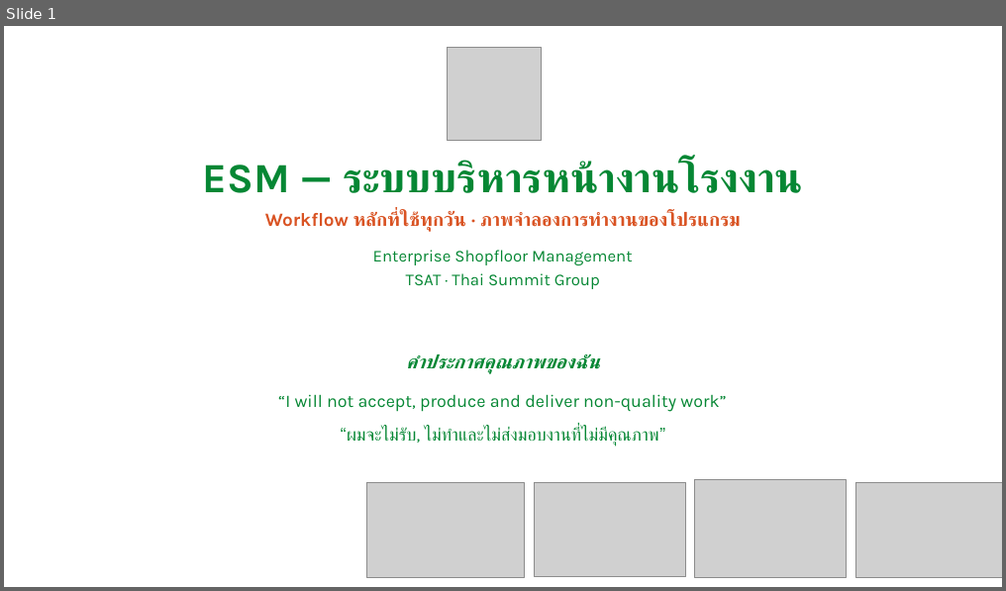
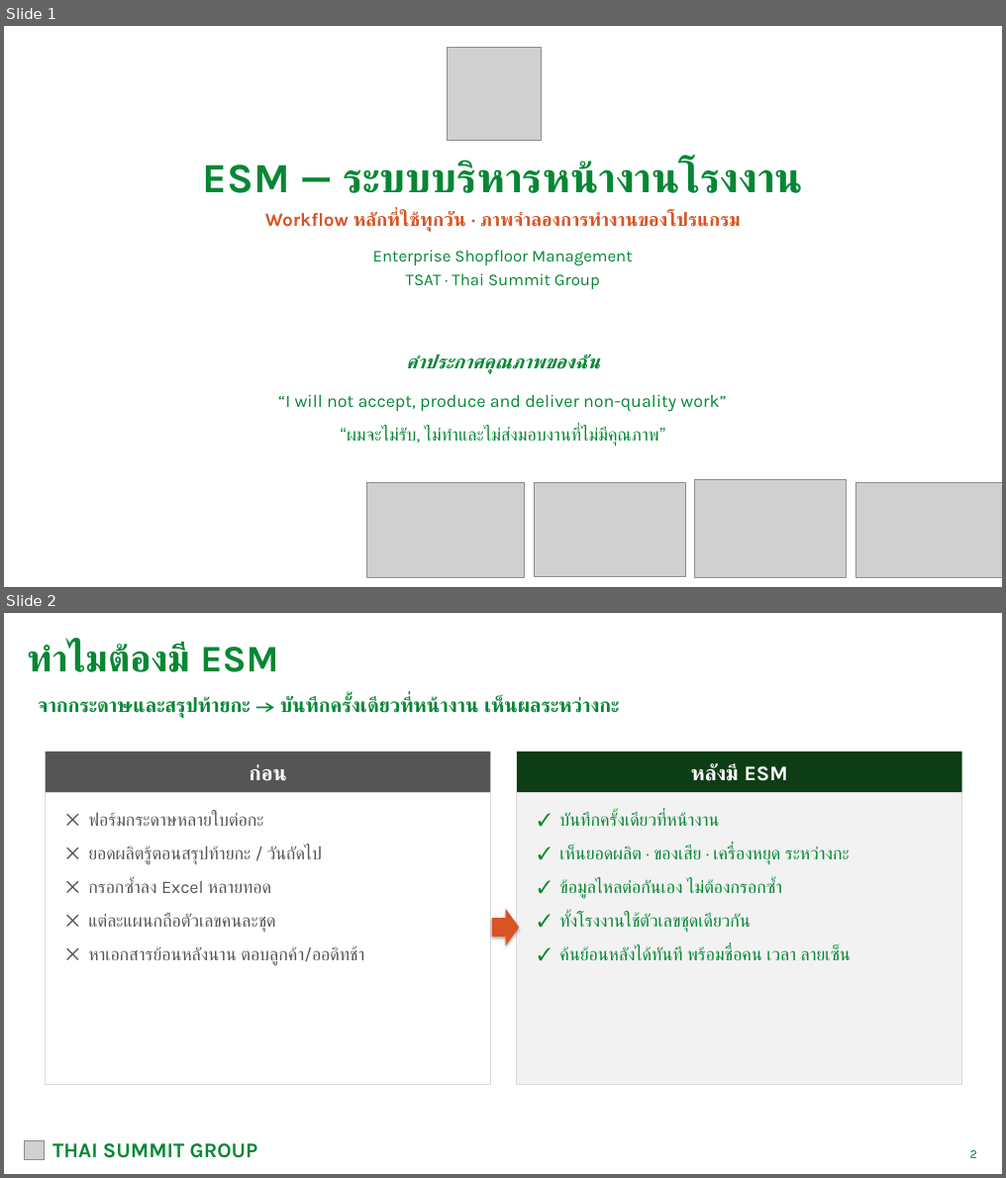
Before and after one commit to tsat4pd3-sketch/4Mmanagement, a slide deck: docs/meetings/TSAT_ESM_Workflow_Roadshow_2026-11-05.pptx. Shown one above the other, each under a label of ours: slide 1 before the commit, slides 1 and 2 after it. The pictures are 1006x591 and 1006x1178 pixels, drawn with LibreOffice and Linux fonts; fonts in the diff are those of the drawing; grey boxes stand for pictures. Boxes give left, top, right and bottom in pixels: in the first picture for what was removed or moved away, otherwise in the second. Text is boxed around its words. In the diff, an @@ line names an element or a change of style, - is before the commit and + after.

```diff
--- a/docs/meetings/TSAT_ESM_Workflow_Roadshow_2026-11-05.pptx
+++ b/docs/meetings/TSAT_ESM_Workflow_Roadshow_2026-11-05.pptx
@@ slide 2 added at [4, 613, 1002, 1174], background #FFFFFF @@
@@ text added at [27, 643, 278, 672], 36 pt, text #068734, bold @@
+ทำไมต้องมี ESM
@@ text added at [38, 696, 619, 718], 19 pt, text #068734, bold @@
+จากกระดาษและสรุปท้ายกะ → บันทึกครั้งเดียวที่หน้างาน เห็นผลระหว่างกะ
@@ rectangle added at [46, 752, 491, 792], fill #555555 @@
@@ rectangle added at [517, 752, 962, 792], fill #0D3D14 @@
@@ text added at [249, 764, 286, 781], 20 pt, text #FFFFFF, bold @@
+ก่อน
@@ text added at [691, 763, 788, 781], 20 pt, text #FFFFFF, bold @@
+หลังมี ESM
@@ rectangle added at [46, 792, 491, 1084], fill #FFFFFF, outline #D9D9D9 0.75 pt @@
@@ text added at [88, 812, 364, 965], 17 pt, text #555555 @@
+✕ ฟอร์มกระดาษหลายใบต่อกะ
+✕ ยอดผลิตรู้ตอนสรุปท้ายกะ / วันถัดไป
+✕ กรอกซ้ำลง Excel หลายทอด
+✕ แต่ละแผนกถือตัวเลขคนละชุด
+✕ หาเอกสารย้อนหลังนาน ตอบลูกค้า/ออดิทช้า
@@ rectangle added at [517, 792, 962, 1084], fill #F2F2F2, outline #D9D9D9 0.75 pt @@
@@ text added at [559, 812, 850, 961], 17 pt, text #068734 @@
+✓ บันทึกครั้งเดียวที่หน้างาน
+✓ เห็นยอดผลิต · ของเสีย · เครื่องหยุด ระหว่างกะ
+✓ ข้อมูลไหลต่อกันเอง ไม่ต้องกรอกซ้ำ
+✓ ทั้งโรงงานใช้ตัวเลขชุดเดียวกัน
+✓ ค้นย้อนหลังได้ทันที พร้อมชื่อคน เวลา ลายเซ็น
@@ right arrow added at [492, 909, 519, 947], fill #D95323 @@
@@ picture added at [24, 1141, 44, 1160] @@
@@ text added at [53, 1144, 258, 1158], 20 pt, text #068734, bold @@
+THAI SUMMIT GROUP
@@ text added at [970, 1151, 977, 1158], 12 pt, text #068734 @@
+2
```
Also in this commit, not shown: 14 slides changed, 1 other slide added, 5 other files.
